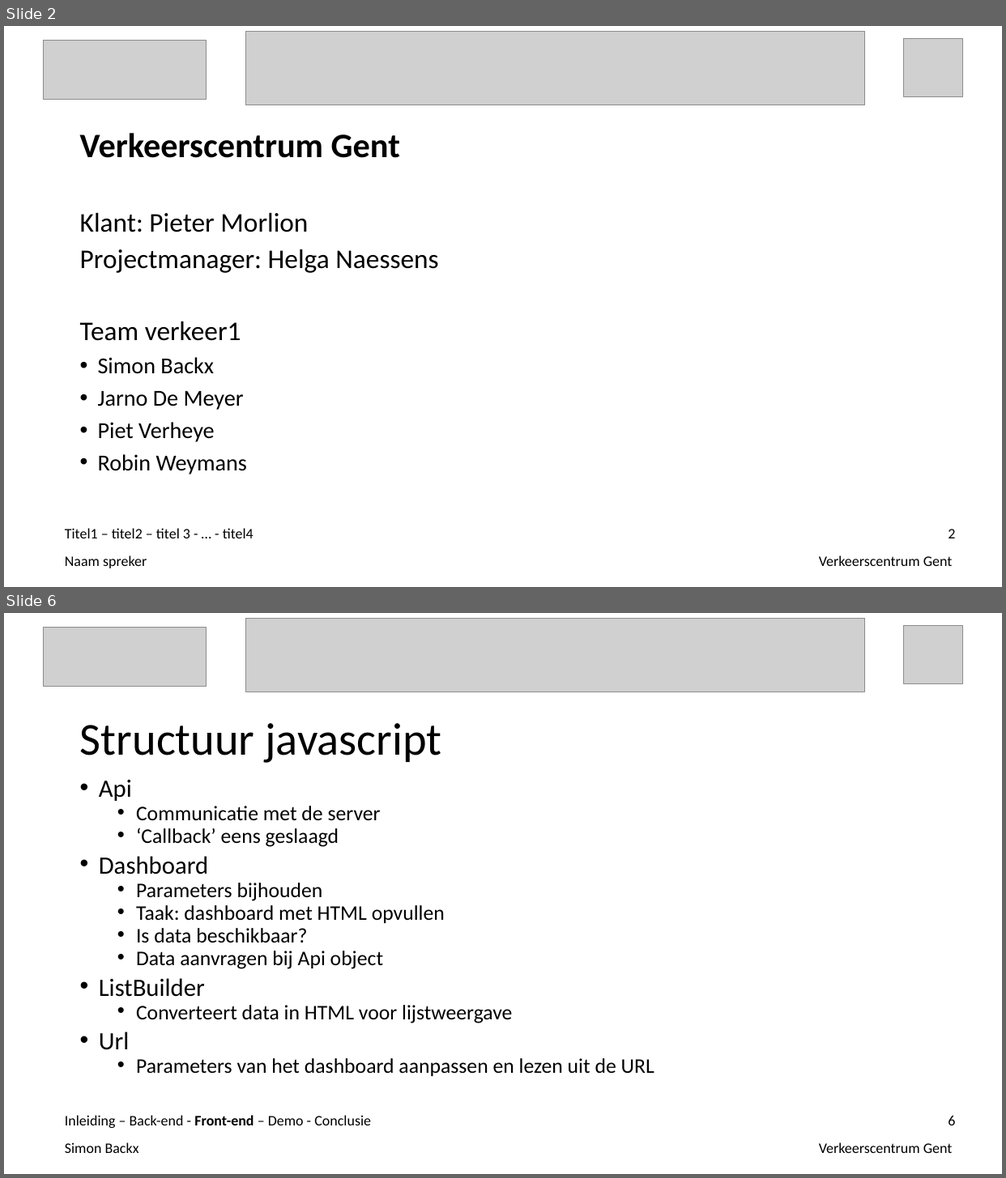
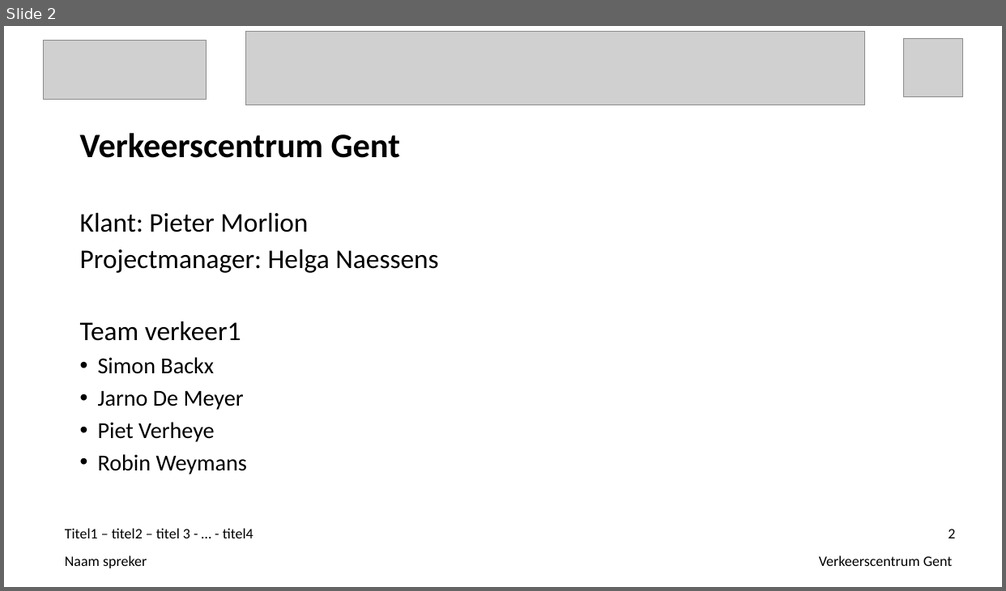
Before and after one commit to ghentlivinglab/Traffic-Travel-Time-Analyzer-1, a slide deck: Einddocumentatie/Presentatie.ppt. Shown one above the other, each under a label of ours: slides 2 and 6 before the commit, slide 2 after it; the slides between them are not shown. The pictures are 1006x1178 and 1006x591 pixels, drawn with LibreOffice and Linux fonts; fonts in the diff are those of the drawing; grey boxes stand for pictures. Boxes give left, top, right and bottom in pixels: in the first picture for what was removed or moved away, otherwise in the second. Text is boxed around its words. In the diff, an @@ line names an element or a change of style, - is before the commit and + after.

```diff
--- a/Einddocumentatie/Presentatie.ppt
+++ b/Einddocumentatie/Presentatie.ppt
@@ slide 6 removed at bbox=[4, 613, 1002, 1174], background #FFFFFF @@
@@ picture removed at bbox=[43, 628, 206, 687] @@
@@ picture removed at bbox=[245, 618, 865, 692] @@
@@ picture removed at bbox=[903, 625, 962, 684] @@
@@ title removed at bbox=[80, 723, 441, 763] @@
-Structuur javascript
@@ text removed at bbox=[99, 780, 654, 1076] @@
-• Api
-  • Communicatie met de server
-  • ‘Callback’ eens geslaagd
-• Dashboard
-  • Parameters bijhouden
-  • Taak: dashboard met HTML opvullen
-  • Is data beschikbaar?
-  • Data aanvragen bij Api object
-• ListBuilder
-  • Converteert data in HTML voor lijstweergave
-• Url
-  • Parameters van het dashboard aanpassen en lezen uit de URL
@@ text removed at bbox=[65, 1115, 371, 1128] @@
-Inleiding – Back-end - Front-end – Demo - Conclusie
@@ page number removed at bbox=[948, 1116, 955, 1126] @@
-6
@@ text removed at bbox=[65, 1143, 139, 1153] @@
-Simon Backx
@@ text removed at bbox=[819, 1143, 953, 1153] @@
-Verkeerscentrum Gent
```
Also in this commit, not shown: 1 slide changed, 3 slides added, 10 other slides removed.
